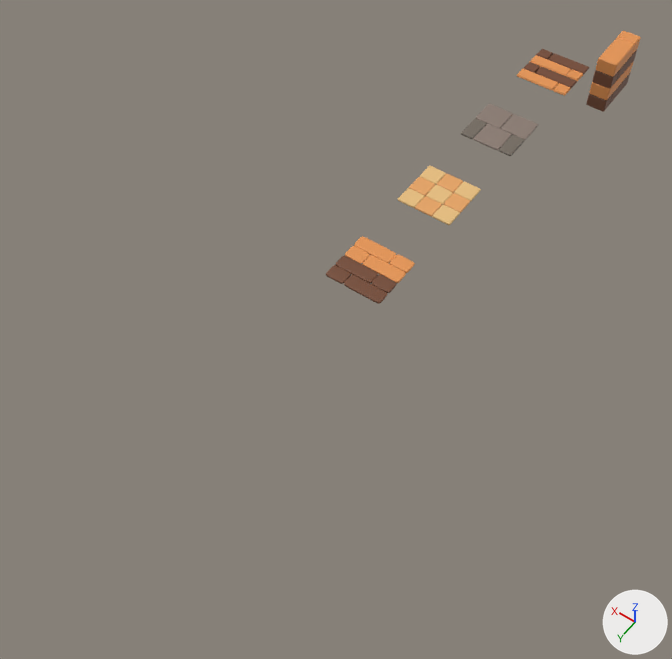
Before and after pictures for a commit that changed the FBX model Assets/Resources/Models/Blocks/Environment/tiles.fbx.
The view is the same before and after, from a 50 mm camera at (-5.09, 10.04, 10.68) aimed at (-0.18, 3.15, -0.14). The lights are fixed; the arrows at lower right show +X, +Y and +Z. Where no turn or scale is listed for an object, it has been applied to the vertices.

The older version as bpy lines, for what is in view:
```python
me_plane = bpy.data.meshes.new('Plane')
me_plane.from_pydata(...)  # 1962 vertices, 1944 faces; spans x -0.5..0.5, y -0.5..0.5, z 0.0..0.05
# faces by material slot: [1080, 864]
me_plane.materials.append(mat_grid_1)  # beige #e7be81
me_plane.materials.append(mat_grid_2)  # orange #e7a463
me_plane_002 = bpy.data.meshes.new('Plane.002')
me_plane_002.from_pydata(...)  # 1156 vertices, 1146 faces; spans x -0.5..0.5, y -0.5..0.5, z 0.0..0.05
# faces by material slot: [714, 432]
me_plane_002.materials.append(mat_brick_1)  # brown #8b7c72
me_plane_002.materials.append(mat_brick_2)  # brown #746b60
me_plane_004 = bpy.data.meshes.new('Plane.004')
me_plane_004.from_pydata(...)  # 194 vertices, 223 faces; spans x -0.26..0.085, y -0.5..0.5, z -0.502..0.5
# faces by material slot: [109, 114]
me_plane_004.materials.append(mat_wood_1)  # brown #744831
me_plane_004.materials.append(mat_wood_2)  # orange #e79652
ob_brick_floor = bpy.data.objects.new('brick-floor', me_plane_002)
ob_brick_floor.location = (0.0, -2.0, 0.0)
ob_grid_floor = bpy.data.objects.new('grid-floor', me_plane)
ob_grid_floor.location = (0.0, 0.0, 0.0)
ob_wood_wall = bpy.data.objects.new('wood-wall', me_plane_004)
ob_wood_wall.location = (-1.0, -4.0, 0.5)
# also in view: 'planks-floor' at (0.0, 2.0, 0.03); 'wood-floor' at (0.0, -4.0, 0.03)
```
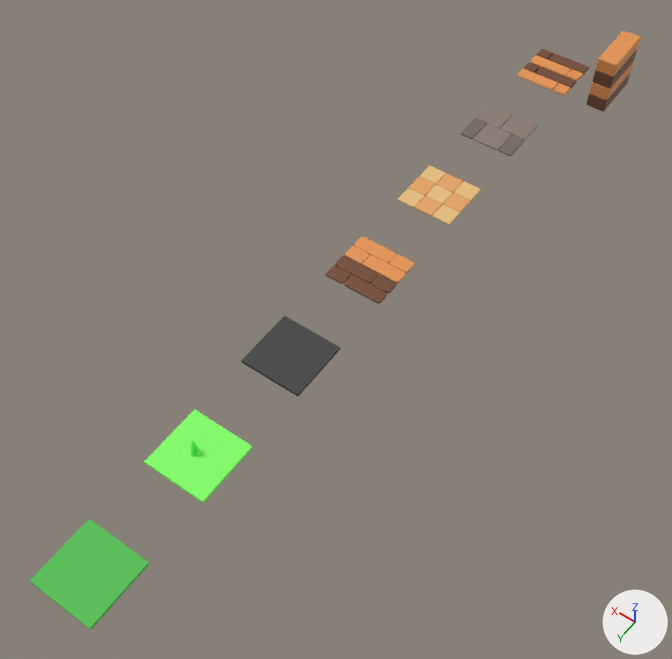
Where the change shows, as pixel boxes [x1, y1, x2, y2] in the pictures (672 x 659 px):
'grass.001', added (green)
    after: [30, 519, 149, 630]
'grass', added (green)
    after: [144, 409, 253, 503]
'asphalt', added
    after: [241, 316, 340, 396]
'grass-1', added
    after: [191, 441, 202, 457]

Diff of the bpy script that builds the scene:
```diff
--- a/Assets/Resources/Models/Blocks/Environment/tiles.fbx.py
+++ b/Assets/Resources/Models/Blocks/Environment/tiles.fbx.py
@@ mat_grass @@
+mat_grass = principled_material('grass')
+mat_grass.base_color = (0.23, 1.0, 0.14)  # green #84ff69
+mat_grass.roughness = 0.827
@@ mat_grass_dark @@
+mat_grass_dark = principled_material('grass-dark')
+mat_grass_dark.base_color = (0.093, 0.534, 0.09)  # green #56c155
+mat_grass_dark.roughness = 0.827
@@ mat_asphalt @@
+mat_asphalt = principled_material('asphalt')
+mat_asphalt.base_color = (0.0595, 0.0595, 0.0595)  # dark grey #454545
+mat_asphalt.roughness = 0.827
@@ mat_grass_blind @@
+mat_grass_blind = principled_material('grass-blind')
+mat_grass_blind.base_color = (0.13, 1.0, 0.117)  # green #65ff60
+mat_grass_blind.roughness = 0.827
@@ me_plane_003 @@
+me_plane_003.from_pydata(...)  # a box spanning x -0.5..0.5, y -0.5..0.5, z 0.0..0.05
+me_plane_003.materials.append(mat_grass)  # green #84ff69
@@ me_plane_012 @@
+me_plane_012.from_pydata(...)  # a box spanning x -0.5..0.5, y -0.5..0.5, z 0.0..0.05
+me_plane_012.materials.append(mat_grass_dark)  # green #56c155
@@ me_plane_005 @@
+me_plane_005.from_pydata(...)  # a box spanning x -0.5..0.5, y -0.5..0.5, z 0.0..0.05
+me_plane_005.materials.append(mat_asphalt)  # dark grey #454545
@@ me_plane_007 @@
+me_plane_007.from_pydata(...)  # 15 vertices, 15 faces; spans x -0.031..0.116, y -0.059..0.076, z -0.001..0.253
+me_plane_007.materials.append(mat_grass_blind)  # green #65ff60
@@ ob_grass @@
+ob_grass = bpy.data.objects.new('grass', me_plane_003)
+ob_grass.location = (0.0, 6.0, 0.0)
@@ ob_grass_001 @@
+ob_grass_001 = bpy.data.objects.new('grass.001', me_plane_012)
+ob_grass_001.location = (0.0, 8.0, 0.0)
@@ ob_asphalt @@
+ob_asphalt = bpy.data.objects.new('asphalt', me_plane_005)
+ob_asphalt.location = (0.0, 4.0, 0.0)
@@ ob_grass_1 @@
+ob_grass_1 = bpy.data.objects.new('grass-1', me_plane_007)
+ob_grass_1.location = (0.0, 6.0, 0.05)
```
